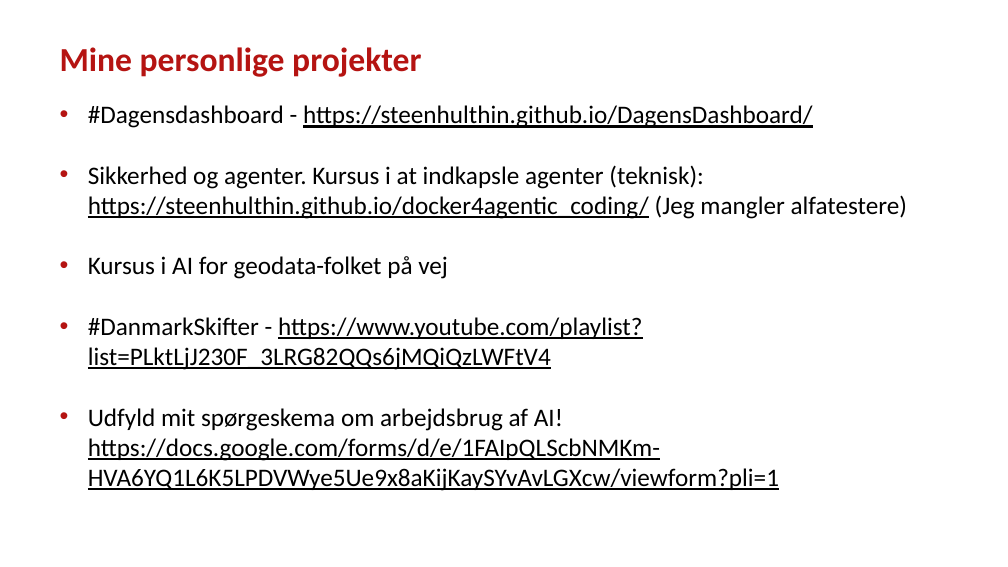
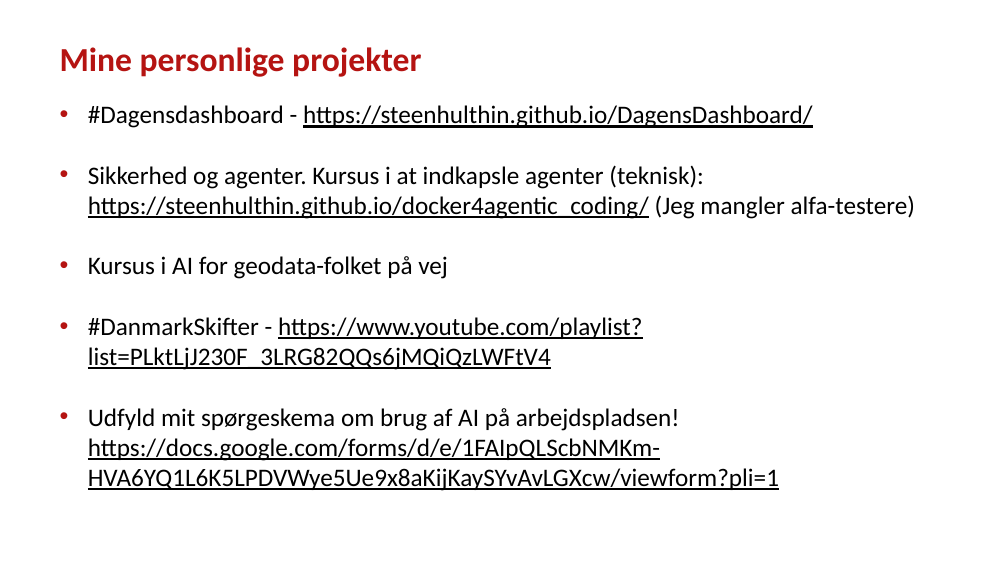
Before and after one commit to steenhulthin/DEK26_Vibe-coding-AI-assisteret-udvikling-og-ArcGIS, a slide deck: slide 22 of Vibe coding og AI-assisteret udvikling af geodata-dashboards - Steen Hulthin Rasmussen - SSI - 14.11.2025.pptx. Drawn at 1008x567 pixels with LibreOffice and Linux fonts; fonts in the diff are those of the drawing; background and template pictures are left out. Boxes give left, top, right and bottom in pixels: in the first picture for what was removed or moved away, otherwise in the second. Text is boxed around its words. In the diff, an @@ line names an element or a change of style, - is before the commit and + after.

Commit message:
idk stuff

```diff
--- a/Vibe coding og AI-assisteret udvikling af geodata-dashboards - Steen Hulthin Rasmussen - SSI - 14.11.2025.pptx
+++ b/Vibe coding og AI-assisteret udvikling af geodata-dashboards - Steen Hulthin Rasmussen - SSI - 14.11.2025.pptx
@@ text at [88,165,915,219]: text changed @@
-• Sikkerhed og agenter. Kursus i at indkapsle agenter (teknisk): https://steenhulthin.github.io/docker4agentic_coding/ (Jeg mangler alfatestere)
+• Sikkerhed og agenter. Kursus i at indkapsle agenter (teknisk): https://steenhulthin.github.io/docker4agentic_coding/ (Jeg mangler alfa-testere)
@@ text at [88,408,779,491]: text changed @@
-• Udfyld mit spørgeskema om arbejdsbrug af AI! https://docs.google.com/forms/d/e/1FAIpQLScbNMKm-HVA6YQ1L6K5LPDVWye5Ue9x8aKijKaySYvAvLGXcw/viewform?pli=1
+• Udfyld mit spørgeskema om brug af AI på arbejdspladsen! https://docs.google.com/forms/d/e/1FAIpQLScbNMKm-HVA6YQ1L6K5LPDVWye5Ue9x8aKijKaySYvAvLGXcw/viewform?pli=1
```
Also in this commit, not shown: 9 other slides changed.
